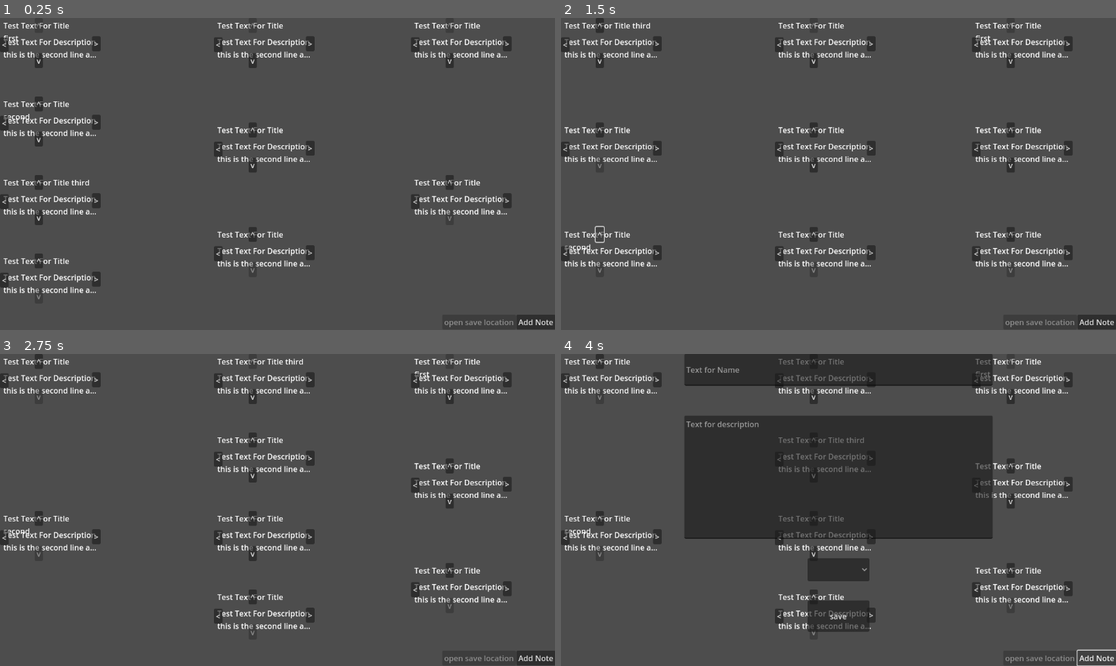
Above: before the commit, frames 1-4 (two rows, left to right).
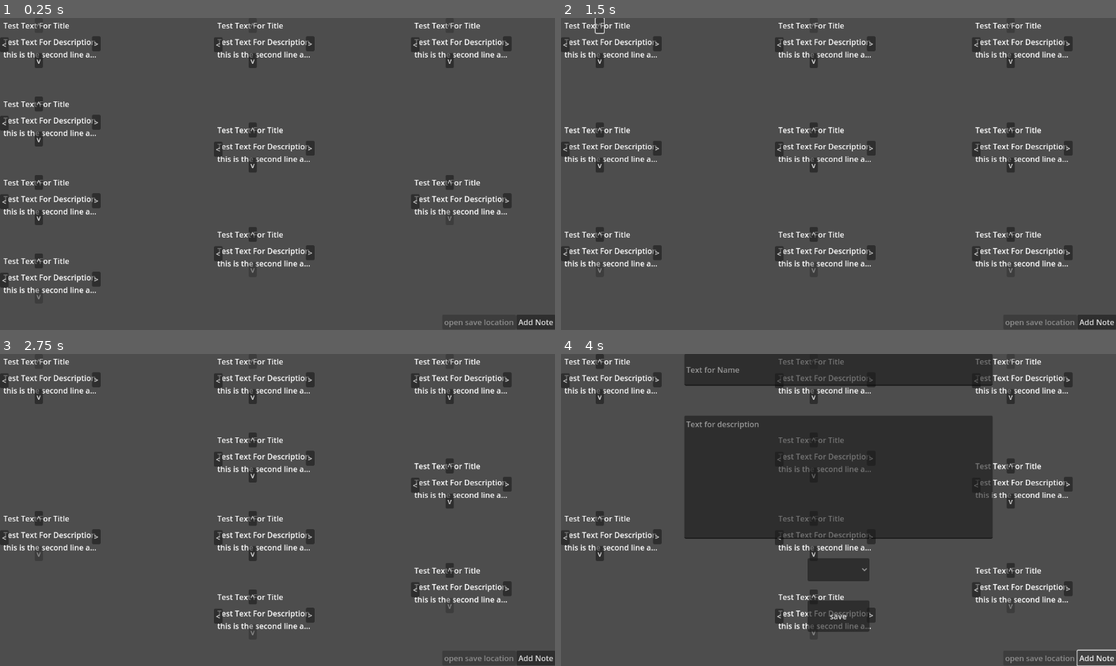
Above: after the commit, the same moments.

Repository: pandapanda135/todo_list
Game: Godot game, scene res://ui_test.tscn
Same seed, same stepped clock (60 frames per second), same inputs: the game is played once before the commit and once after it. Before the commit the project has no main scene; this scene is started directly in both runs.
Inputs:
- Up to frame 1 (0.25 s): no input
- Up to frame 2 (1.5 s): click "<" at 0.5 s; click "^" at 1.25 s
- Up to frame 3 (2.75 s): click ">" at 2 s
- Up to frame 4 (4 s): click "v" at 2.75 s; click "Add Note" at 3.5 s

The runs differ from the first frame. In frame 1, 0.1% of the frame differs, in the area x 0-17%, y 5-54%; in frame 2, 0.2%, in the area x 0-78%, y 0-75%; in frame 3, 0.1%; in frame 4, 0.1%.

Commit message:
fix issues with variable saving and horizontal move of nodes

Diff:
--- a/individual_node_test.tscn
+++ b/individual_node_test.tscn
@@ -15,7 +15,7 @@
 mouse_filter = 2
 script = ExtResource("1_gbth7")
 
-[node name="Label" type="Label" parent="."]
+[node name="TitleLabel" type="Label" parent="."]
 layout_mode = 0
 offset_left = 7.0
 offset_top = 4.0
--- a/node_script.gd
+++ b/node_script.gd
@@ -1,4 +1,6 @@
 extends Control
+
+signal node_made
 
 @onready var arrow_handler:Control = $ArrowHandler
 
@@ -21,6 +23,8 @@
 	var _left_arrow_singal:bool = left_arrow.pressed.connect(check_node_position.bind(left_arrow))
 	var _right_arrow_signal:bool = right_arrow.pressed.connect(check_node_position.bind(right_arrow))
 	var _down_arrow_signal:bool = down_arrow.pressed.connect(check_node_position.bind(down_arrow))
+	node_made.connect(_on_node_made)
+	node_made.emit.call_deferred()
 	first_arrow_visibility_check()
 
 func check_node_position(clicked_node) -> void:
@@ -60,10 +64,15 @@
 		Gui.collection_3:
 			move_node_horizontal(second_third)
 
+func _on_node_made() -> void:
+	print("SIGNAL")
+	first_arrow_visibility_check()
+
 #CONSIDER:maybe add something that makes it so it keeps it current index in the collection on move? DONE KINDA
 func move_node_horizontal(new_parent:Node) -> void:
 	var current_index = self.get_index()
 	var new_children = new_parent.get_child_count()
+	var last_parent = self.get_parent()
 
 	if current_index > new_children:
 		self.reparent(new_parent)
@@ -71,7 +80,7 @@
 	elif current_index <= new_children:
 		self.reparent(new_parent)
 		new_parent.move_child(self,current_index)
-	check_arrow_visibility()
+	check_arrow_visibility(last_parent)
 
 func move_node_vertical(Down:bool) -> void:
 	var parent = get_parent()
@@ -85,32 +94,52 @@
 		# print("after move_child",get_parent().get_children())
 	check_arrow_visibility()
 
-#TODO: when the node is made there is nothing beneath them so the down arrow will always be disabled until it moves
-#look if there is a node above or below current node if so then keep button enabled else set disabled
-func check_arrow_visibility() -> void:
-	var child_nodes:Array = get_parent().get_children()
+#TODO: when the node is made there is nothing beneath them so the down arrow will always be disabled until it moves (FIXED?)
+#look if there is a node above or belo current node if so then keep button enabled else set disabled
+#this breaks if nodes are invisible as they are still in the tree however they dont display so only the appropriate nodes get disabled
+#TODO: Fix that pressing down on top arrow doesnt work (should be fixed)
+#TODO: Fix that horizontal movement doesnt disable the node that is not being called however is still being moved (should be fixed)
+func check_arrow_visibility(last_parent:Node = null) -> void:
+	var child_nodes:Array[Node] = get_parent().get_children()
 	var node_index:int = child_nodes.find(self)
 	var max_index:int = self.get_parent().get_child_count()
 	# print("nfgs",child_nodes)
 	# print("FGIUHDGFSHIU",child_nodes[- 1])
 
+	print("last_parent",last_parent)
+	if last_parent != null:
+		disable_horizontal(last_parent)
+	else:
+		print("last_parent == null")
+
 	first_arrow_visibility_check()
 	#fixes issues to do with when the top note is moved down and the new top note is not correctly updated to show that
 	#double check because I am a horrible programmer
-	if child_nodes[0].up_arrow.disabled == true and node_index >= 0:
+	if child_nodes[0].up_arrow.disabled == true and node_index > 0:
 		# print("adfgoihgiofdg",child_nodes[1])
 		child_nodes[1].up_arrow.disabled = false
 	elif down_arrow.disabled == true and node_index < max_index:
-		# down_arrow.disabled = false
+		down_arrow.disabled = false
 		pass
 	else:
+		child_nodes[1].up_arrow.disabled = false
+		child_nodes[0].up_arrow.disabled = true
 		print("none on end if")
 
 	#seperate if because issues I cant be bothered to fix
 	if self == child_nodes[max_index - 2] and child_nodes[max_index - 1].down_arrow.disabled != true:
+		print("line 111 down arrow disabled")
 		child_nodes[max_index - 1].down_arrow.disabled = true
 	else:
 		pass
+
+	#down check so one from down when press down doesnt sets down_arrow back to false
+	if node_index + 1 < child_nodes.size():
+		pass #i dont think there are any issues relating to this so it pass
+	else:
+		print("down disabled")
+		child_nodes[max_index - 2].down_arrow.disabled = false
+		print(down_arrow," disabled line 143")
 
 func first_arrow_visibility_check() -> void:
 	var child_nodes:Array = get_parent().get_children()
@@ -118,7 +147,6 @@
 	if self in child_nodes:
 		var node_index:int = child_nodes.find(self)
 		var node_index_1:int = node_index + 1
-		var max_index:int = self.get_parent().get_child_count()
 		# print("OIGJSODGIO",max_index)
 		# print("IHDFSKJIOh",child_nodes[max_index - 2])
 		#up check
@@ -127,7 +155,7 @@
 			up_arrow.disabled = false
 		else:
 			print("up disabled")
-			up_arrow.disabled = true
+			up_arrow.disabled = true #good
 			# print(child_nodes[max_index - 2])
 			# child_nodes[0].up_arrow.disabled = false
 
@@ -138,10 +166,21 @@
 			down_arrow.disabled = false
 		else:
 			print("down disabled")
-			down_arrow.disabled = true
-			# print("asdo ",max_index)
-			# print(child_nodes[max_index - 2])
-			# print(child_nodes)
-			# child_nodes[max_index - 2].down_arrow.disabled = false
-			print("I am after false",child_nodes[max_index - 2])
-			# down_arrow.disabled = true
+			down_arrow.disabled = true #bad
+			print(down_arrow," disabled line 143")
+
+func disable_horizontal(last_parent) -> void:
+	var last_parent_children:Array[Node] = last_parent.get_children()
+	var last_parent_child_count:int = last_parent.get_child_count()
+
+	if last_parent_child_count == 0:
+		return
+
+	if last_parent_children[0].up_arrow.disabled == false:
+		print("FIRST IF DISABLE_HORIZONTAL")
+		last_parent_children[0].up_arrow.disabled = true
+	elif last_parent_children[last_parent_child_count - 1].down_arrow.disabled == false:
+		print("SECOND IF DISABLE_HORIZONTAL")
+		last_parent_children[last_parent_child_count - 1].down_arrow.disabled = true
+	else:
+		print("NONE DISABLED")
--- a/project.godot
+++ b/project.godot
@@ -11,6 +11,7 @@
 [application]
 
 config/name="todo_list"
+run/main_scene="res://ui_test.tscn"
 config/features=PackedStringArray("4.3", "GL Compatibility")
 config/icon="res://icon.svg"
 
--- a/save_json_test.tscn
+++ b/save_json_test.tscn
@@ -16,7 +16,6 @@
 rotation = -0.00456228
 
 [node name="Save_system" parent="." instance=ExtResource("1_1ma76")]
-script = null
 
 [node name="Button" type="Button" parent="."]
 layout_mode = 0
--- a/scripts/gui_singleton.gd
+++ b/scripts/gui_singleton.gd
@@ -8,11 +8,10 @@
 
 func _ready() -> void:
 	print("collections1",collection_1)
+	print("collections2",collection_2)
+	print("collections3",collection_3)
 
-func _process(delta):
-	pass
-
-#this is so because it was easier than other meathods despite it being dumb
+#this is so because it was easier than other methods despite it being dumb
 #collections_array will be used to move them from collection to collection
 func initialize_variables(value_1,value_2,value_3) -> void:
 	collection_1 = value_1
--- a/scripts/save_system.gd
+++ b/scripts/save_system.gd
@@ -1,8 +1,8 @@
 extends Node
 
 # we use onready or else load_note doesnt work due to them not being initialized correctly (I know the code is bad but its all that works :( )
-@onready var label_title_node: LineEdit = get_parent().get_node("/root/Control/TitleLabel")
-@onready var label_description_node: TextEdit = get_parent().get_node("/root/Control/DescriptionLabel")
+@onready var label_title_node: Label = get_parent().get_node("/root/Control/TitleLabel")
+@onready var label_description_node: Label = get_parent().get_node("/root/Control/DescriptionLabel")
 
 @onready var control = get_parent().get_node("/root/Control")
 
@@ -127,8 +127,8 @@
 # TODO: Change this to not spawn in root anymore (maybe send path to put as arg of function?)
 func add_and_change_made_nodes(save_number:int) -> void:
 	load_container("user://note_%s.json" % save_number)
-	# var root:Node = get_tree().get_root() this will be kept incase
-	var node_scene:Control = preload("res://individual_node_test.tscn").instantiate() #hard coded and bad incase I want to use other type of node but idk how this works anymore
+	# var root:Node = get_tree().get_root()
+	var node_scene:Control = preload("res://individual_node_test.tscn").instantiate() #hard coded and bad incase I want to use other type of node but it works at its probably going to stay this way
 	var first_child:Node = node_scene.get_child(0)
 	var second_child:Node = node_scene.get_child(1)
 
@@ -209,7 +209,13 @@
 	pass
 
 func save_variables() -> void:
-	save_system_reuseable_base(save_path_variables,"persist_config")
+	var save_file := FileAccess.open(save_path_variables, FileAccess.WRITE)
+
+	var node_data:int = save_amount
+
+	var json_string:String = JSON.stringify(node_data)
+
+	save_file.store_line(json_string)
 
 func load_variables() -> void:
 	var file := FileAccess.open(save_path_variables, FileAccess.READ)
--- a/ui_test.tscn
+++ b/ui_test.tscn
@@ -23,22 +23,11 @@
 [node name="Control" parent="Collection1" instance=ExtResource("1_8cr15")]
 layout_mode = 2
 
-[node name="Label" parent="Collection1/Control" index="0"]
-text = "Test Text For Title
-first"
-
 [node name="Control2" parent="Collection1" instance=ExtResource("1_8cr15")]
 layout_mode = 2
 
-[node name="Label" parent="Collection1/Control2" index="0"]
-text = "Test Text For Title
-second"
-
 [node name="Control3" parent="Collection1" instance=ExtResource("1_8cr15")]
 layout_mode = 2
-
-[node name="Label" parent="Collection1/Control3" index="0"]
-text = "Test Text For Title third"
 
 [node name="Control4" parent="Collection1" instance=ExtResource("1_8cr15")]
 layout_mode = 2
